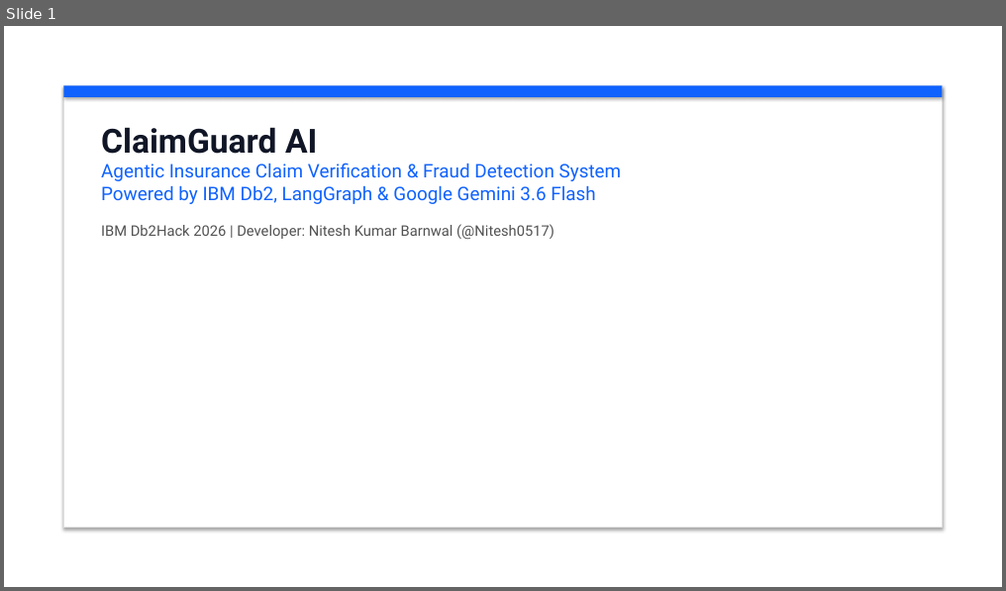
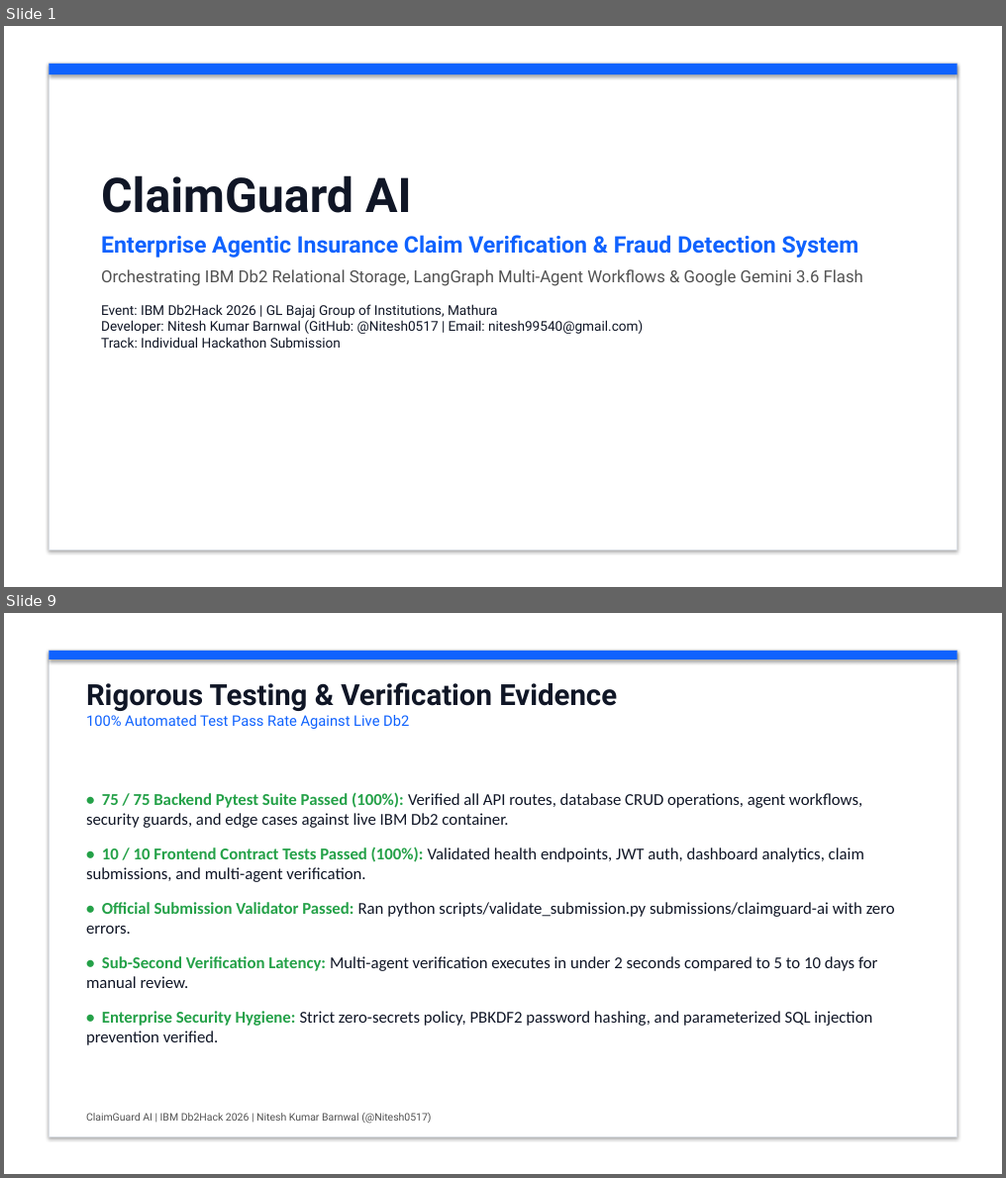
Before and after one commit to KunalGolaIBM/IBM_Db2_TechX_Project_Submission, a slide deck: submissions/claimguard-ai/docs/ClaimGuard_AI_Pitch_Deck.pptx. Shown one above the other, each under a label of ours: slide 1 before the commit, slides 1 and 9 after it; the slides between them are not shown. The pictures are 1006x591 and 1006x1178 pixels, drawn with LibreOffice and Linux fonts; fonts in the diff are those of the drawing. Boxes give left, top, right and bottom in pixels: in the first picture for what was removed or moved away, otherwise in the second. Text is boxed around its words. In the diff, an @@ line names an element or a change of style, - is before the commit and + after.

Commit message:
docs(claimguard-ai): update pitch deck with embedded screenshots and architecture PDF

```diff
--- a/submissions/claimguard-ai/docs/ClaimGuard_AI_Pitch_Deck.pptx
+++ b/submissions/claimguard-ai/docs/ClaimGuard_AI_Pitch_Deck.pptx
@@ slide 9 added at bbox=[4, 613, 1002, 1174], background #FFFFFF @@
@@ rectangle added at bbox=[49, 651, 957, 1137], fill #FFFFFF, outline #DCE0E6 1 pt @@
@@ rectangle added at bbox=[49, 651, 957, 660], fill #0F62FE @@
@@ text added at bbox=[86, 682, 617, 729], 14 pt, text #0F62FE @@
+Rigorous Testing & Verification Evidence
+100% Automated Test Pass Rate Against Live Db2
@@ text added at bbox=[86, 792, 895, 1046], 16 pt, text #101626 @@
+• 75 / 75 Backend Pytest Suite Passed (100%): Verified all API routes, database CRUD operations, agent workflows, security guards, and edge cases against live IBM Db2 container.
+• 10 / 10 Frontend Contract Tests Passed (100%): Validated health endpoints, JWT auth, dashboard analytics, claim submissions, and multi-agent verification.
+• Official Submission Validator Passed: Ran python scripts/validate_submission.py submissions/claimguard-ai with zero errors.
+• Sub-Second Verification Latency: Multi-agent verification executes in under 2 seconds compared to 5 to 10 days for manual review.
+• Enterprise Security Hygiene: Strict zero-secrets policy, PBKDF2 password hashing, and parameterized SQL injection prevention verified.
@@ text added at bbox=[86, 1113, 431, 1124], 10 pt, text #525252 @@
+ClaimGuard AI | IBM Db2Hack 2026 | Nitesh Kumar Barnwal (@Nitesh0517)
@@ slide 1 changed as well @@
@@ rectangle: place and size @@
-rectangle at bbox=[63, 85, 943, 97]
+rectangle at bbox=[49, 64, 957, 75]
@@ rectangle: place and size @@
-rectangle at bbox=[63, 85, 943, 528]
+rectangle at bbox=[49, 64, 957, 550]
@@ rectangle at bbox=[49, 64, 957, 550]: outline #E0E0E0 1 pt to #DCE0E6 0.75 pt @@
@@ text "ClaimGuard AI": place and size @@
-text "ClaimGuard AI" at bbox=[101, 127, 622, 239]
+text "ClaimGuard AI" at bbox=[101, 175, 863, 348]
@@ text at bbox=[101, 175, 412, 213]: size 32 to 46 pt in "ClaimGuard AI" @@
@@ text at bbox=[101, 235, 863, 348]: text changed; size 18 to 13 pt; text colour #0F62FE to #101626 @@
-Agentic Insurance Claim Verification & Fraud Detection System
-Powered by IBM Db2, LangGraph & Google Gemini 3.6 Flash
-IBM Db2Hack 2026 | Developer: Nitesh Kumar Barnwal (@Nitesh0517)
+Enterprise Agentic Insurance Claim Verification & Fraud Detection System
+Orchestrating IBM Db2 Relational Storage, LangGraph Multi-Agent Workflows & Google Gemini 3.6 Flash
+Event: IBM Db2Hack 2026 | GL Bajaj Group of Institutions, Mathura
+Developer: Nitesh Kumar Barnwal (GitHub: @Nitesh0517 | Email: nitesh99540@gmail.com)
+Track: Individual Hackathon Submission
```
Also in this commit, not shown: 2 other slides changed, 6 other slides added, 5 slides removed, 1 other file.
